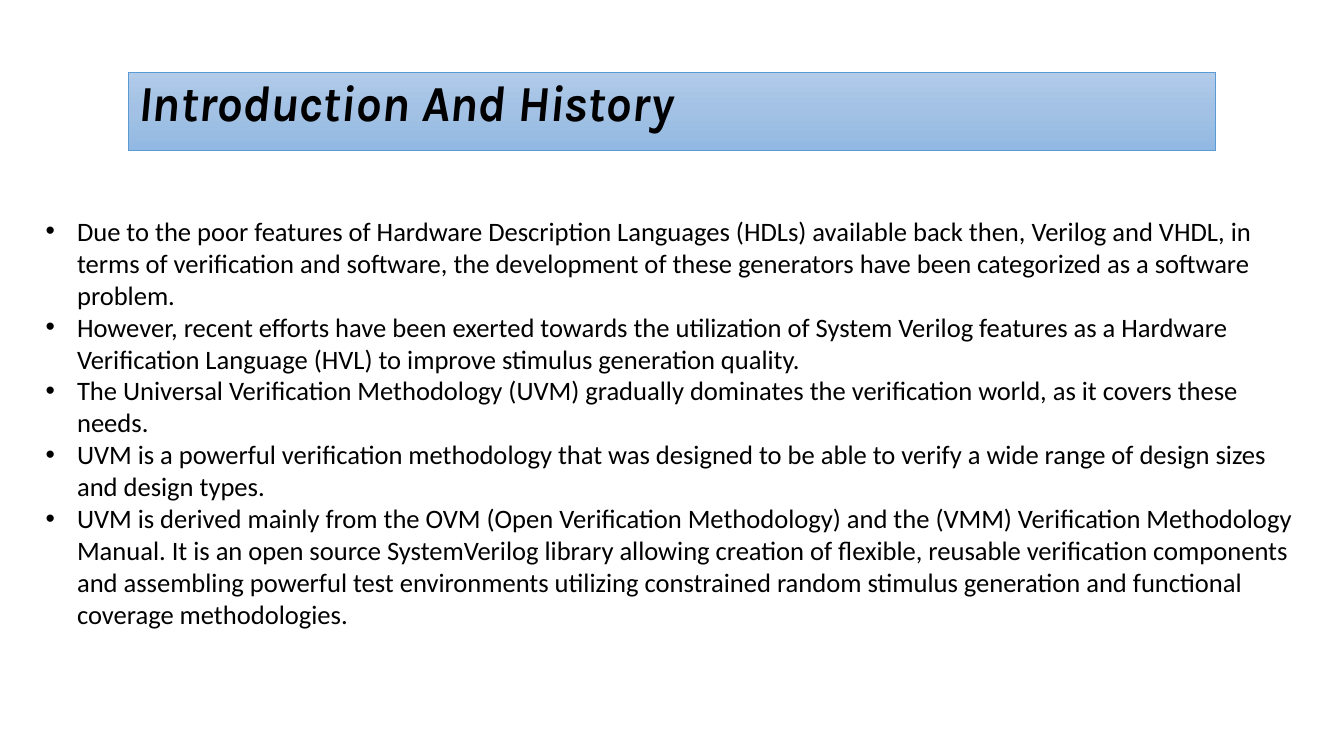
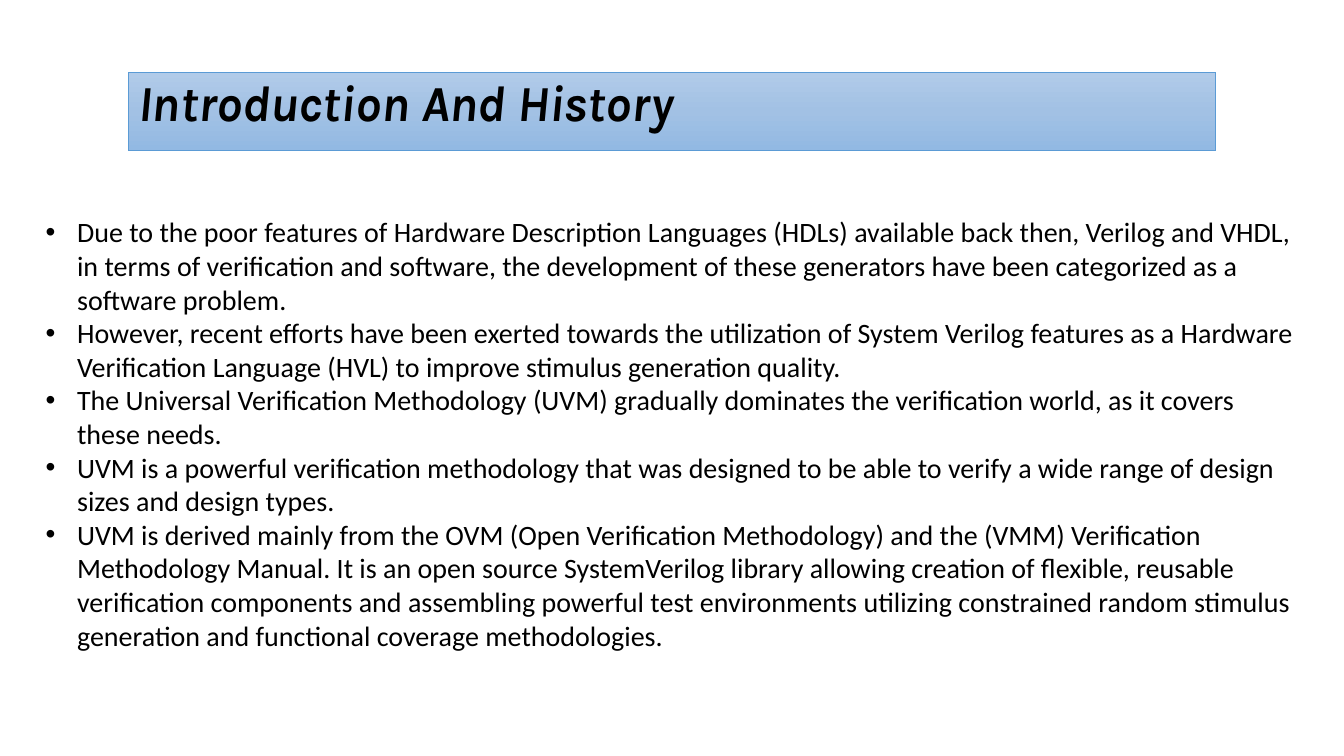
Before and after one commit to cufeolm/codeGP, a slide deck: slide 4 of Project_progress_Agenda_Randa_edition.pptx. Drawn at 1344x756 pixels with LibreOffice and Linux fonts; fonts in the diff are those of the drawing. Boxes give left, top, right and bottom in pixels: in the first picture for what was removed or moved away, otherwise in the second. Text is boxed around its words. In the diff, an @@ line names an element or a change of style, - is before the commit and + after.

```diff
--- a/Project_progress_Agenda_Randa_edition.pptx
+++ b/Project_progress_Agenda_Randa_edition.pptx
@@ text "Due to the poor features ..." at (77,221,1293,651): size 19 to 20 pt @@
```
Also in this commit, not shown: 2 other slides changed.
